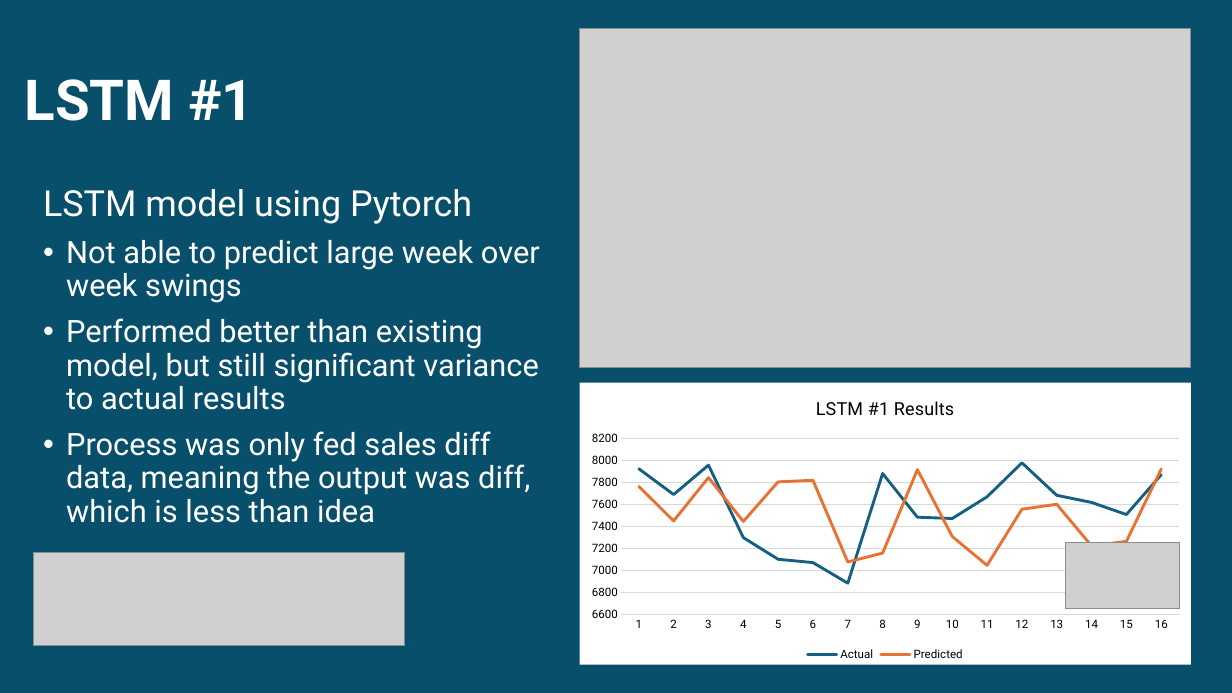
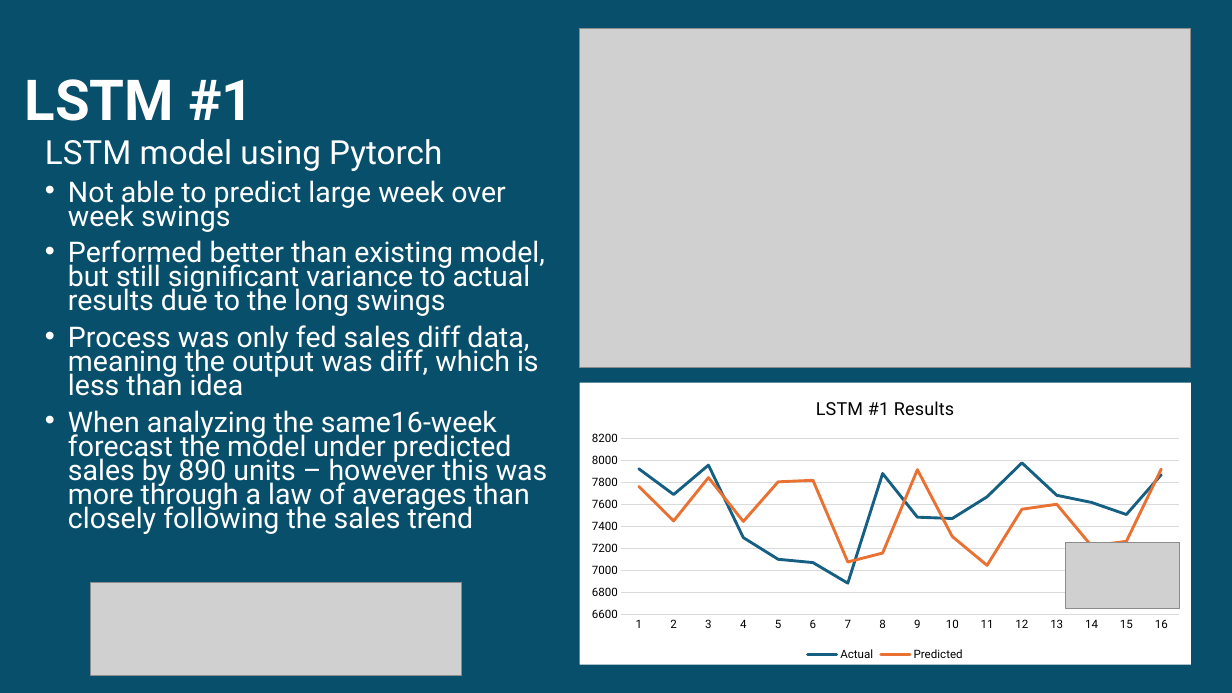
Before and after one commit to jstipe1/AI_Project_3, a slide deck: slide 5 of Forecasting_presentation.pptx. Drawn at 1232x693 pixels with LibreOffice and Linux fonts; fonts in the diff are those of the drawing; grey boxes stand for pictures. Boxes give left, top, right and bottom in pixels: in the first picture for what was removed or moved away, otherwise in the second. Text is boxed around its words. In the diff, an @@ line names an element or a change of style, - is before the commit and + after.

```diff
--- a/Forecasting_presentation.pptx
+++ b/Forecasting_presentation.pptx
@@ text "LSTM model using Pytorch": place and size @@
-text "LSTM model using Pytorch" at (43, 189, 540, 523)
+text "LSTM model using Pytorch" at (45, 139, 548, 534)
@@ text at (45, 139, 539, 396): size 28 to 25.9 pt in "LSTM model using Pytorch"; size 24 to 22.2 pt in "Not able to predict large week over ...", "Process was only fed sales diff data, ..."; line spacing 0.9 to 0.7 @@
@@ text at (68, 240, 545, 316): text changed; size 24 to 22.2 pt @@
-• Performed better than existing model, but still significant variance to actual results
+• Performed better than existing model, but still significant variance to actual results due to the long swings
@@ text at (68, 410, 548, 534): paragraph added @@
+• When analyzing the same16-week forecast the model under predicted sales by 890 units – however this was more through a law of averages than closely following the sales trend
@@ picture: place and size @@
-picture at (34, 553, 406, 645)
+picture at (91, 583, 462, 676)
```
Also in this commit, not shown: 7 other slides changed.
